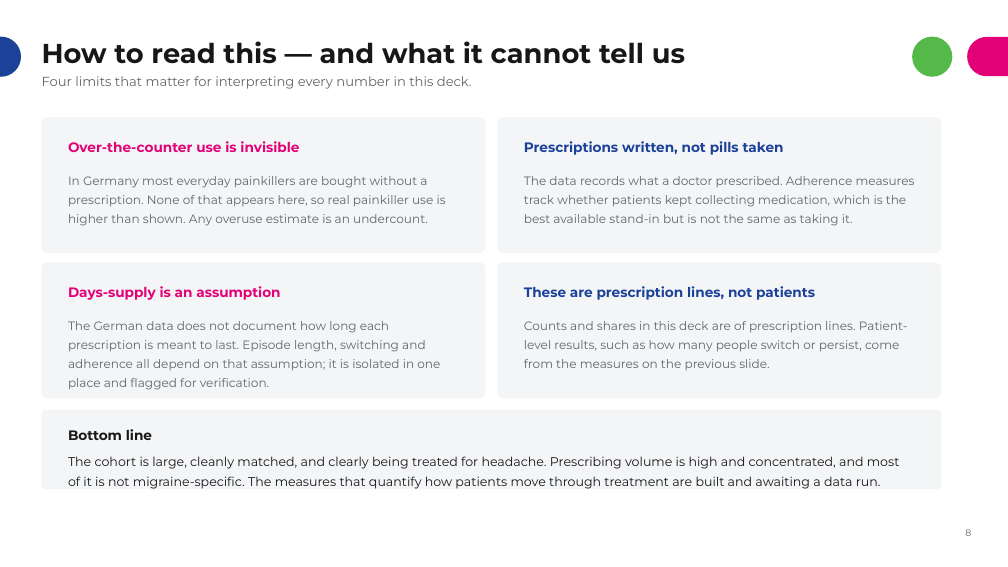
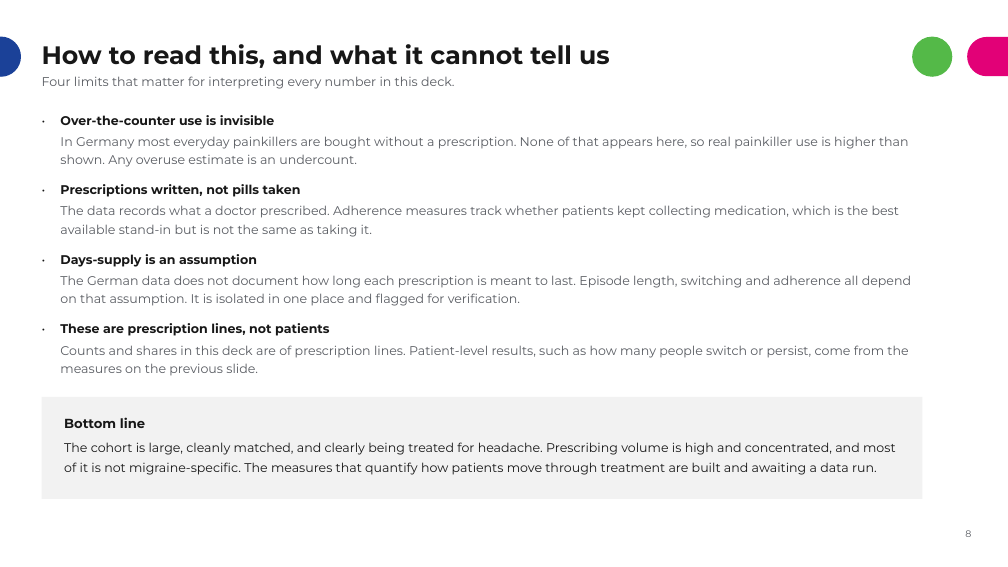
Before and after one commit to rj-irvine/de-migraine, a slide deck: slide 9 of documents/DE_Migraine_Treatment_Patterns_Summary.pptx. Drawn at 1008x567 pixels with LibreOffice and Linux fonts; fonts in the diff are those of the drawing. Boxes give left, top, right and bottom in pixels: in the first picture for what was removed or moved away, otherwise in the second. Text is boxed around its words. In the diff, an @@ line names an element or a change of style, - is before the commit and + after.

Commit message:
format simple

```diff
--- a/documents/DE_Migraine_Treatment_Patterns_Summary.pptx
+++ b/documents/DE_Migraine_Treatment_Patterns_Summary.pptx
@@ title at <box>42,44,610,68</box>: text changed; size 26 to 24 pt @@
-How to read this — and what it cannot tell us
+How to read this, and what it cannot tell us
@@ text "Four limits that matter for ..." at <box>42,76,454,89</box>: size 12.5 to 12 pt, text colour #63666B to #595C62; line spacing 1.15 to 1.2; more space between paragraphs @@
@@ rounded rectangle removed at <box>42,117,485,253</box> @@
@@ text "Over-the-counter use is invisible": place and size @@
-text "Over-the-counter use is invisible" at <box>68,141,299,152</box>
+text "Over-the-counter use is invisible" at <box>60,115,275,125</box>
@@ text "Over-the-counter use is invisible" at <box>60,115,275,125</box>: size 13 to 12 pt, text colour #E20177 to #171717; line spacing 1.15 to 1.2; more space between paragraphs @@
@@ rounded rectangle removed at <box>498,117,941,253</box> @@
@@ size 11.5 to 12 pt, text colour #63666B to #595C62; line spacing 1.32 to 1.2; more space between paragraphs in 3 elements at <box>60,345,908,375</box>, <box>60,205,899,237</box>, <box>60,136,909,167</box> @@
@@ text "In Germany most everyday painkillers ...": place and size @@
-text "In Germany most everyday painkillers ..." at <box>68,176,446,226</box>
+text "In Germany most everyday painkillers ..." at <box>60,136,909,167</box>
@@ text "Prescriptions written, not pills taken": place and size @@
-text "Prescriptions written, not pills taken" at <box>524,141,784,155</box>
+text "Prescriptions written, not pills taken" at <box>60,184,301,197</box>
@@ text "Prescriptions written, not pills taken" at <box>60,184,301,197</box>: size 13 to 12 pt, text colour #1B4198 to #171717; line spacing 1.15 to 1.2; more space between paragraphs @@
@@ text "The data records what a ...": place and size @@
-text "The data records what a ..." at <box>524,176,915,226</box>
+text "The data records what a ..." at <box>60,205,899,237</box>
@@ rounded rectangle removed at <box>42,262,485,399</box> @@
@@ text "Days-supply is an assumption" at <box>60,254,257,267</box>: size 13 to 12 pt, text colour #E20177 to #171717; line spacing 1.15 to 1.2; more space between paragraphs @@
@@ text "Days-supply is an assumption": place and size @@
-text "Days-supply is an assumption" at <box>68,286,280,300</box>
+text "Days-supply is an assumption" at <box>60,254,257,267</box>
@@ rounded rectangle removed at <box>498,262,941,399</box> @@
@@ text at <box>60,275,911,306</box>: text changed; size 11.5 to 12 pt; text colour #63666B to #595C62 @@
-The German data does not document how long each prescription is meant to last. Episode length, switching and adherence all depend on that assumption; it is isolated in one place and flagged for verification.
+The German data does not document how long each prescription is meant to last. Episode length, switching and adherence all depend on that assumption. It is isolated in one place and flagged for verification.
@@ text "These are prescription lines, not ..." at <box>60,323,329,336</box>: size 13 to 12 pt, text colour #1B4198 to #171717; line spacing 1.15 to 1.2; more space between paragraphs @@
@@ text "These are prescription lines, not ...": place and size @@
-text "These are prescription lines, not ..." at <box>524,286,815,300</box>
+text "These are prescription lines, not ..." at <box>60,323,329,336</box>
@@ text "Counts and shares in this ...": place and size @@
-text "Counts and shares in this ..." at <box>524,321,908,370</box>
+text "Counts and shares in this ..." at <box>60,345,908,375</box>
@@ rectangle: place and size @@
-rectangle at <box>42,410,941,489</box>
+rectangle at <box>42,397,923,499</box>
@@ rectangle at <box>42,397,923,499</box>: rounded rectangle to rectangle; fill #F4F5F7 to #F2F2F2 @@
@@ text "Bottom line": place and size @@
-text "Bottom line" at <box>68,429,152,440</box>
+text "Bottom line" at <box>64,417,145,428</box>
@@ text "Bottom line" at <box>64,417,145,428</box>: size 13 to 12.5 pt; line spacing 1.15 to 1.2; more space between paragraphs @@
@@ text "The cohort is large, cleanly ...": place and size @@
-text "The cohort is large, cleanly ..." at <box>68,456,900,489</box>
+text "The cohort is large, cleanly ..." at <box>64,442,896,475</box>
@@ text "The cohort is large, cleanly ..." at <box>64,442,896,475</box>: more space between paragraphs @@
```
Also in this commit, not shown: 8 other slides changed.
